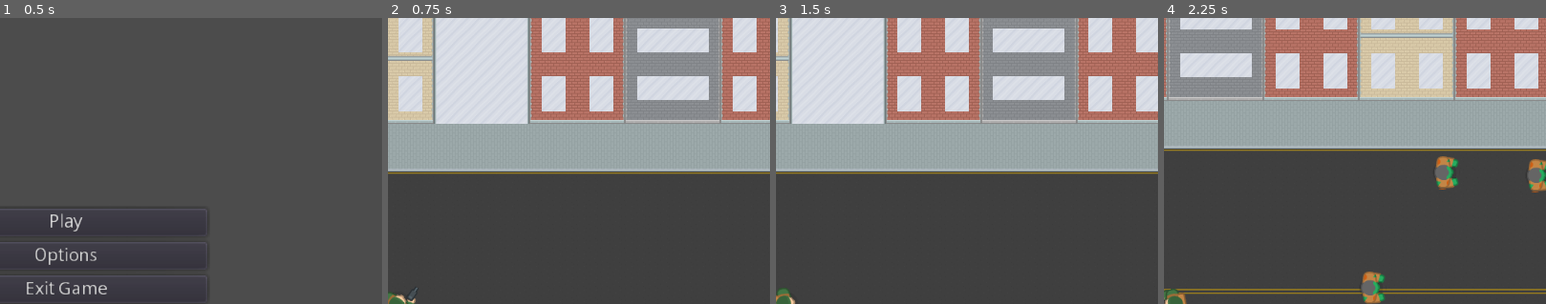
Above: before the commit, frames 1-4 (left to right).
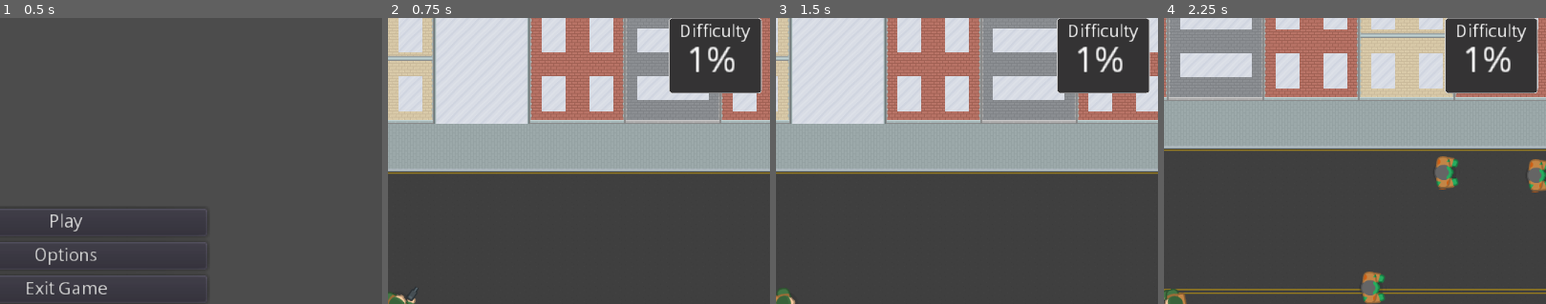
Above: after the commit, the same moments.

Repository: sindre0830/YAZG
Game: Godot game, scene res://Menu/MainMenu.tscn
Two runs of this game, one before a commit and one after it. Both use one fixed random seed, a clock stepped at 60 frames per second and the inputs below.
Inputs (mouse positions are % of the whole screen's width and height, from its top left):
- Up to frame 1 (0.5 s): no input
- Up to frame 2 (0.75 s): click "Play" at 0.5 s
- Up to frame 3 (1.5 s): tap Enter at 1.25 s; move the mouse to (72, 45) at 1.27 s; hold Right (ui_right) from 1.28 s (still down)
- Up to frame 4 (2.25 s): move the mouse to (30, 55) at 2.02 s; release Right (ui_right) at 2.03 s; hold Down (ui_down) from 2.03 s (still down)
The pictures show only the part of the screen within x 49-99%, y 0-50%; the shares and areas given below are measured in that part.

Frame 1 is identical in both runs. In frame 2, 6.2% of the frame differs, in the area x 73-98%, y 0-27%; in frame 3, 6.3%; in frame 4, 6.4%.

Commit message:
[36] and [39] - Added a boss healthbar and a difficulty UI

Diff:
--- a/Source/Actor/Actor.gd
+++ b/Source/Actor/Actor.gd
@@ -1,9 +1,10 @@
 extends KinematicBody2D
-
+onready var pl = get_parent().get_node("Player")
 export var ACCELERATION = 300
 export var MAX_SPEED = 50
 export var FRICTION = 200
 export var velocity = Vector2.ZERO
+
 
 export (float) var max_health = 100
 onready var health = max_health
@@ -11,6 +12,8 @@
 func die():
 	# Delete Zombie instance
 	queue_free()
+	pl.increase_diff()
+
 
 func take_damage(amount):
 	# Reduce health by given amount
--- a/Source/Actor/Player/Player.gd
+++ b/Source/Actor/Player/Player.gd
@@ -2,11 +2,13 @@
 
 var HEALTHBAR = "UI/Healthbar"
 var GUNDISPLAY = "UI/GunDisplay"
+var DIFFICULTY = "UI/Difficulty/Label2"
 
 
 onready var guns = [$"Guns/Mini-Gun", $Guns/Handgun]
 onready var gun_index = 0
 onready var gun = guns[gun_index]
+var diff = 1
 
 func _init():
 	ACCELERATION = 2000
@@ -46,3 +48,8 @@
 func take_damage(amount):
 	.take_damage(amount)
 	self.get_node(HEALTHBAR).value = health
+
+func increase_diff():
+	diff += 1
+
+	self.get_node(DIFFICULTY).text = str(diff) + "%"
--- /dev/null
+++ b/Source/UI/BossCanvaslayer.tscn
@@ -0,0 +1,35 @@
+[gd_scene load_steps=4 format=2]
+
+[ext_resource path="res://UI/BossHealthbar.tscn" type="PackedScene" id=1]
+
+[sub_resource type="StyleBoxFlat" id=1]
+bg_color = Color( 0, 0, 0, 1 )
+border_width_left = 1
+border_width_top = 1
+border_width_right = 1
+border_width_bottom = 1
+corner_radius_top_left = 4
+corner_radius_top_right = 4
+corner_radius_bottom_right = 4
+corner_radius_bottom_left = 4
+
+[sub_resource type="StyleBoxFlat" id=2]
+bg_color = Color( 0.976471, 0.729412, 0.729412, 1 )
+border_width_left = 1
+border_width_top = 1
+border_width_right = 1
+border_width_bottom = 1
+corner_radius_top_left = 4
+corner_radius_top_right = 4
+corner_radius_bottom_right = 4
+corner_radius_bottom_left = 4
+
+[node name="CanvasLayer" type="CanvasLayer"]
+
+[node name="ProgressBar" parent="." instance=ExtResource( 1 )]
+margin_left = 367.498
+margin_top = -3.05176e-05
+margin_right = 667.498
+margin_bottom = 40.0
+custom_styles/fg = SubResource( 1 )
+custom_styles/bg = SubResource( 2 )
--- /dev/null
+++ b/Source/UI/BossHealthbar.tscn
@@ -0,0 +1,37 @@
+[gd_scene load_steps=3 format=2]
+
+[sub_resource type="StyleBoxFlat" id=1]
+bg_color = Color( 0, 0, 0, 1 )
+border_width_left = 1
+border_width_top = 1
+border_width_right = 1
+border_width_bottom = 1
+corner_radius_top_left = 4
+corner_radius_top_right = 4
+corner_radius_bottom_right = 4
+corner_radius_bottom_left = 4
+
+[sub_resource type="StyleBoxFlat" id=2]
+bg_color = Color( 0.976471, 0.729412, 0.729412, 1 )
+border_width_left = 1
+border_width_top = 1
+border_width_right = 1
+border_width_bottom = 1
+corner_radius_top_left = 4
+corner_radius_top_right = 4
+corner_radius_bottom_right = 4
+corner_radius_bottom_left = 4
+
+[node name="BossHealthbar" type="ProgressBar"]
+margin_left = 366.0
+margin_top = 1.0
+margin_right = 666.0
+margin_bottom = 41.0
+custom_styles/fg = SubResource( 1 )
+custom_styles/bg = SubResource( 2 )
+custom_colors/font_color = Color( 1, 0.14902, 0.117647, 1 )
+custom_colors/font_color_shadow = Color( 0.78125, 0.45929, 0.45929, 1 )
+value = 50.0
+__meta__ = {
+"_edit_use_anchors_": false
+}
--- /dev/null
+++ b/Source/UI/Difficulty.tscn
@@ -0,0 +1,8 @@
+[gd_scene format=2]
+
+[node name="ProgressBar" type="ProgressBar"]
+margin_right = 8.0
+margin_bottom = 25.0
+__meta__ = {
+"_edit_use_anchors_": false
+}
--- a/Source/UI/UserInterface.tscn
+++ b/Source/UI/UserInterface.tscn
@@ -1,9 +1,34 @@
-[gd_scene load_steps=3 format=2]
+[gd_scene load_steps=6 format=2]
 
 [ext_resource path="res://UI/Healthbar.tscn" type="PackedScene" id=1]
 [ext_resource path="res://UI/GunDisplay.tscn" type="PackedScene" id=2]
+[ext_resource path="res://UI/Difficulty.tscn" type="PackedScene" id=3]
+
+[sub_resource type="StyleBoxFlat" id=1]
+bg_color = Color( 0.392157, 0.380392, 0.380392, 1 )
+border_width_left = 1
+border_width_top = 1
+border_width_right = 1
+border_width_bottom = 1
+corner_radius_top_left = 4
+corner_radius_top_right = 4
+corner_radius_bottom_right = 4
+corner_radius_bottom_left = 4
+
+[sub_resource type="StyleBoxFlat" id=2]
+bg_color = Color( 0.207843, 0.203922, 0.207843, 1 )
+border_width_left = 1
+border_width_top = 1
+border_width_right = 1
+border_width_bottom = 1
+corner_radius_top_left = 4
+corner_radius_top_right = 4
+corner_radius_bottom_right = 4
+corner_radius_bottom_left = 4
 
 [node name="CanvasLayer" type="CanvasLayer"]
+
+[node name="Healthbar" parent="." instance=ExtResource( 1 )]
 
 [node name="GunDisplay" parent="." instance=ExtResource( 2 )]
 margin_left = 2.6221
@@ -11,4 +36,33 @@
 margin_right = 322.622
 margin_bottom = 768.0
 
-[node name="Healthbar" parent="." instance=ExtResource( 1 )]
+[node name="Difficulty" parent="." instance=ExtResource( 3 )]
+margin_left = 876.0
+margin_right = 1000.0
+margin_bottom = 101.0
+custom_styles/fg = SubResource( 1 )
+custom_styles/bg = SubResource( 2 )
+percent_visible = false
+
+[node name="Label" type="Label" parent="Difficulty"]
+margin_left = 14.4863
+margin_top = 7.00006
+margin_right = 109.486
+margin_bottom = 32.0001
+text = "Difficulty"
+__meta__ = {
+"_edit_use_anchors_": false
+}
+
+[node name="Label2" type="Label" parent="Difficulty"]
+margin_left = 40.0
+margin_top = 39.9999
+margin_right = 40.0
+margin_bottom = 60.0
+grow_horizontal = 2
+grow_vertical = 0
+rect_scale = Vector2( 2, 2 )
+text = "1%"
+__meta__ = {
+"_edit_use_anchors_": false
+}
